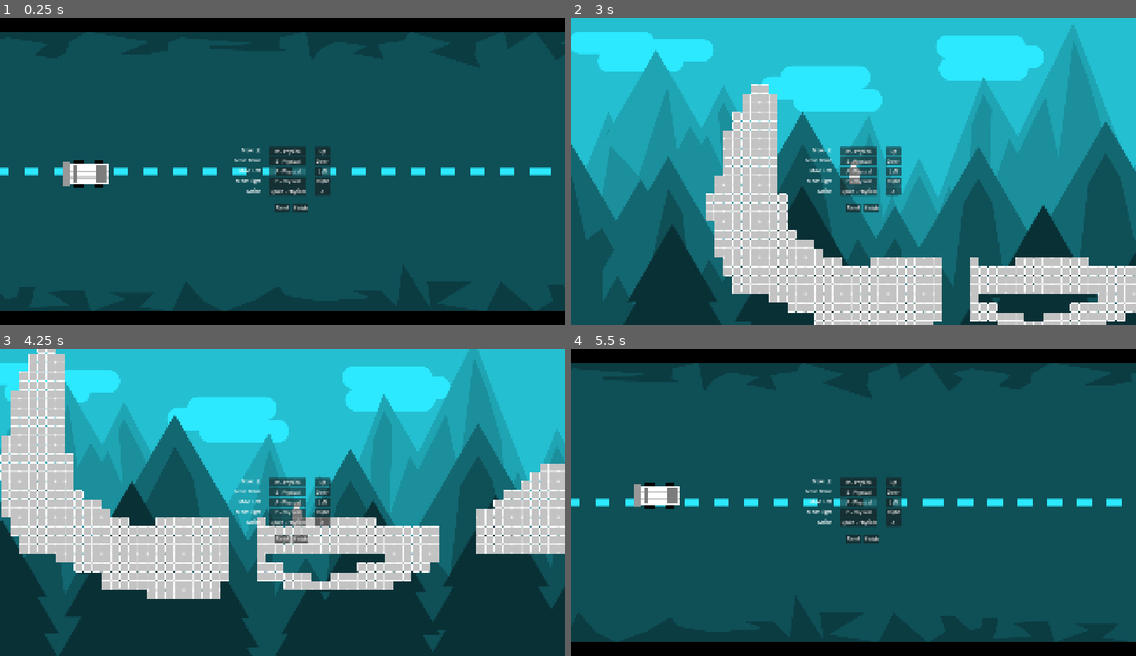
Above: before the commit, frames 1-4 (two rows, left to right).
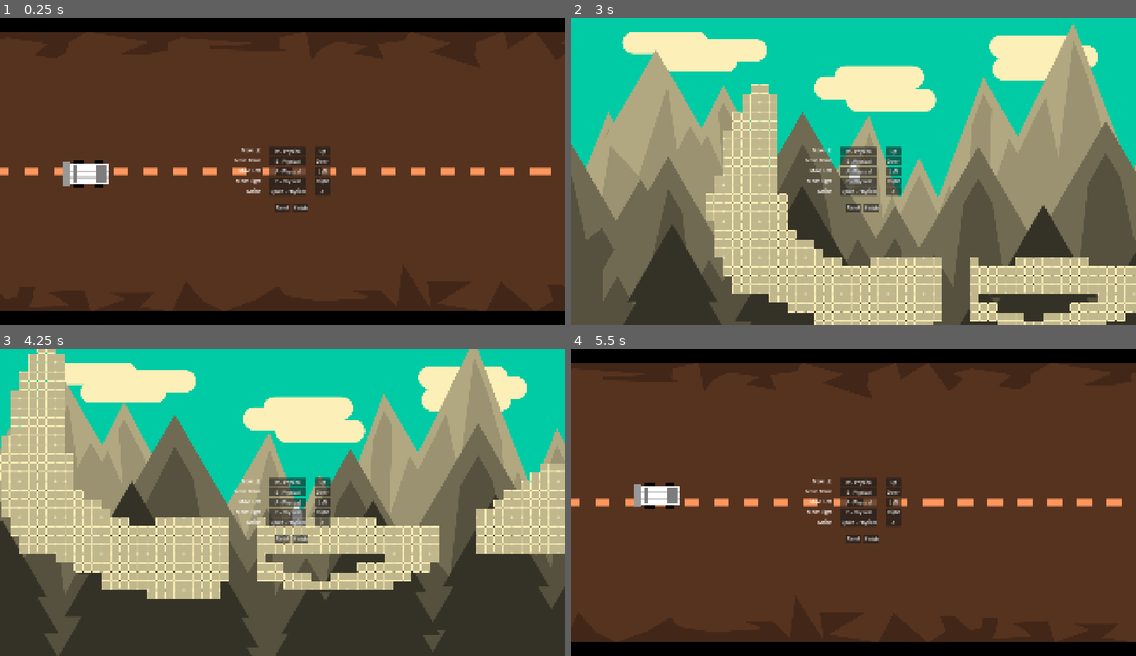
Above: after the commit, the same moments.

Repository: Yuna-Fr/AccessibilityGame
Game: Godot game, scene res://Scenes/Lvl_Circuit.tscn
Two runs of this game, one before a commit and one after it. Both use one fixed random seed, a clock stepped at 60 frames per second and the inputs below.
Inputs (mouse positions are in pixels of both pictures, inside the frame that each line leads up to):
- Up to frame 1 (0.25 s): no input
- Up to frame 2 (3 s): tap Enter at 0.5 s; move the mouse to (661, 174) at 0.52 s; hold Space (Action) 0.53-1.28 s; hold D (Move_Right) 0.53-2.03 s; click (661, 174) at 0.67 s; tap W (Move_Up) at 0.77, 1.52 s; move the mouse to (740, 186) at 1.27 s; tap Q (SwapScene) at 1.35, 2.85 s; move the mouse to (910, 103) at 2.02 s; hold A (Move_Left) 2.03-2.78 s; hold Space (Action) 2.03-2.78 s; move the mouse to (825, 232) at 2.77 s; hold D (Move_Right) from 2.78 s (still down); click (825, 232) at 2.92 s
- Up to frame 3 (4.25 s): keep holding D (Move_Right); tap W (Move_Up) at 3.02, 3.77 s; move the mouse to (452, 548) at 3.52 s; hold Space (Action) from 3.53 s (still down)
- Up to frame 4 (5.5 s): move the mouse to (684, 456) at 4.27 s; release D (Move_Right) at 4.28 s; release Space (Action) at 4.28 s; hold A (Move_Left) 4.28-5.03 s; tap Q (SwapScene) at 4.35 s; tap W (Move_Up) at 4.52 s; move the mouse to (881, 502) at 5.02 s; hold D (Move_Right) from 5.03 s (still down); hold Space (Action) from 5.03 s (still down); click (881, 502) at 5.17 s

The runs differ from the first frame. In frame 1, 90% of the frame differs, in the area x 0-100%, y 4-96%; in frame 2, 99%, in the area x 0-100%, y 0-100%; in frame 3, 99%; in frame 4, 90%.

Commit message:
Add shader background and implementation in game

Diff:
--- a/Prefabs/P_ParallaxSea.tscn
+++ b/Prefabs/P_ParallaxSea.tscn
@@ -1,6 +1,6 @@
 [gd_scene format=3 uid="uid://d0331r5yd5iuq"]
 
-[ext_resource type="Shader" uid="uid://546f61m5f2b2" path="res://Shader/ColorShader/BackgroundShader.tres" id="1_4a87c"]
+[ext_resource type="Shader" uid="uid://546f61m5f2b2" path="res://Shader/ColorShader/BackgroundSeaShader.tres" id="1_4a87c"]
 [ext_resource type="Texture2D" uid="uid://b3u1nedk7jagn" path="res://Textures/Scrolling sea/Background_Waves_BG.png" id="1_wu20n"]
 [ext_resource type="Shader" uid="uid://5mj3ushs6nkj" path="res://Shader/Sh_AlphaScrollingTexture.tres" id="2_4a87c"]
 [ext_resource type="Texture2D" uid="uid://doy0keudmus5s" path="res://Textures/Scrolling sea/Background_Waves_BG2.png" id="3_an6tc"]
--- a/Scenes/Lvl_Platformer.tscn
+++ b/Scenes/Lvl_Platformer.tscn
@@ -1,9 +1,8 @@
 [gd_scene format=4 uid="uid://l5qlxyfyhu3r"]
 
 [ext_resource type="PackedScene" uid="uid://2ep1y7t2h4xq" path="res://Prefabs/P_Platformer.tscn" id="1_6s8nc"]
-[ext_resource type="Shader" uid="uid://546f61m5f2b2" path="res://Shader/ColorShader/BackgroundShader.tres" id="1_q70wk"]
+[ext_resource type="Shader" uid="uid://d28204bcav50j" path="res://Shader/ColorShader/BackgroundForestShader.tres" id="1_ocwxl"]
 [ext_resource type="Texture2D" uid="uid://le33w3qehpme" path="res://Textures/Bloc.png" id="2_a4mmt"]
-[ext_resource type="Shader" uid="uid://5mj3ushs6nkj" path="res://Shader/Sh_AlphaScrollingTexture.tres" id="2_ocwxl"]
 [ext_resource type="Texture2D" uid="uid://dva1vmdjute6d" path="res://Textures/Mountains/Background_Forest_BG.png" id="4_g5sgj"]
 [ext_resource type="Material" uid="uid://b72bk3084ufaf" path="res://Shader/Materials/BackgroundMaterial.tres" id="5_kpbdu"]
 [ext_resource type="Texture2D" uid="uid://dseupitf13fxp" path="res://Textures/Mountains/Background_Forest_Clouds.png" id="5_ocwxl"]
@@ -12,10 +11,7 @@
 [ext_resource type="Texture2D" uid="uid://cnbkxkqpvm0o5" path="res://Textures/Mountains/Background_Forest_Arbres.png" id="8_eribn"]
 
 [sub_resource type="ShaderMaterial" id="ShaderMaterial_eribn"]
-shader = ExtResource("1_q70wk")
-
-[sub_resource type="ShaderMaterial" id="ShaderMaterial_q70wk"]
-shader = ExtResource("2_ocwxl")
+shader = ExtResource("1_ocwxl")
 
 [sub_resource type="TileSetAtlasSource" id="TileSetAtlasSource_tyrno"]
 texture = ExtResource("2_a4mmt")
@@ -50,8 +46,7 @@
 
 [node name="Sprite2D2" type="Sprite2D" parent="MountainParallax/CanvasLayer" unique_id=2138094670]
 texture_repeat = 2
-material = SubResource("ShaderMaterial_q70wk")
-instance_shader_parameters/ScrollSpeed = 0.030000001425
+material = ExtResource("5_kpbdu")
 position = Vector2(960, 540)
 scale = Vector2(1.0888889, 1.0888889)
 texture = ExtResource("5_ocwxl")
@@ -91,6 +86,7 @@
 respawnpoint = NodePath("../Respawn")
 
 [node name="TileMapLayer" type="TileMapLayer" parent="." unique_id=847284403]
+material = ExtResource("5_kpbdu")
 tile_map_data = PackedByteArray("AAD9/xcAAAAAAAAAAAD+/xcAAAAAAAAAAAD//xcAAAAAAAAAAAAAABcAAAAAAAAAAAABABcAAAAAAAAAAAACAB …(27360 unchanged characters)…
 tile_set = SubResource("TileSet_ujr35")
 
--- a/Scripts/S_Obstacle.gd
+++ b/Scripts/S_Obstacle.gd
@@ -42,7 +42,6 @@
 
 func diestate(delta):
 	sprite.rotate(5 * delta)
-	sprite.self_modulate(1,1,1,1*delta)
 	pass
 
 func die():
--- /dev/null
+++ b/Shader/ColorShader/BackgroundForestShader.tres
@@ -0,0 +1,30 @@
+[gd_resource type="VisualShader" format=3 uid="uid://d28204bcav50j"]
+
+[sub_resource type="VisualShaderNodeInput" id="VisualShaderNodeInput_cpi4c"]
+input_name = "texture"
+
+[sub_resource type="VisualShaderNodeVectorOp" id="VisualShaderNodeVectorOp_4pjw2"]
+operator = 2
+
+[sub_resource type="VisualShaderNodeTexture" id="VisualShaderNodeTexture_ltvh2"]
+source = 5
+
+[sub_resource type="VisualShaderNodeColorParameter" id="VisualShaderNodeColorParameter_52yrl"]
+output_port_for_preview = 0
+parameter_name = "BackgroundForestColorParameter"
+qualifier = 1
+default_value_enabled = true
+
+[resource]
+mode = 1
+flags/light_only = false
+nodes/fragment/0/position = Vector2(413.33334, 160)
+nodes/fragment/3/node = SubResource("VisualShaderNodeInput_cpi4c")
+nodes/fragment/3/position = Vector2(-733.3333, 146.66667)
+nodes/fragment/4/node = SubResource("VisualShaderNodeVectorOp_4pjw2")
+nodes/fragment/4/position = Vector2(53.333332, 93.333336)
+nodes/fragment/5/node = SubResource("VisualShaderNodeTexture_ltvh2")
+nodes/fragment/5/position = Vector2(-400, 53.333332)
+nodes/fragment/6/node = SubResource("VisualShaderNodeColorParameter_52yrl")
+nodes/fragment/6/position = Vector2(-400, 293.33334)
+nodes/fragment/connections = PackedInt32Array(4, 0, 0, 0, 3, 0, 5, 2, 5, 0, 4, 0, 6, 0, 4, 1)
--- a/Shader/ColorShader/BackgroundShader.tres
+++ b/Shader/ColorShader/BackgroundSeaShader.tres
@@ -11,7 +11,7 @@
 
 [sub_resource type="VisualShaderNodeColorParameter" id="VisualShaderNodeColorParameter_52yrl"]
 output_port_for_preview = 0
-parameter_name = "BackgroundColorParameter"
+parameter_name = "BackgroundSeaColorParameter"
 qualifier = 1
 default_value_enabled = true
 
--- /dev/null
+++ b/Shader/ColorShader/TileShader.tres
@@ -0,0 +1,30 @@
+[gd_resource type="VisualShader" format=3 uid="uid://cp2gtvfuokhro"]
+
+[sub_resource type="VisualShaderNodeInput" id="VisualShaderNodeInput_cpi4c"]
+input_name = "texture"
+
+[sub_resource type="VisualShaderNodeVectorOp" id="VisualShaderNodeVectorOp_4pjw2"]
+operator = 2
+
+[sub_resource type="VisualShaderNodeTexture" id="VisualShaderNodeTexture_ltvh2"]
+source = 5
+
+[sub_resource type="VisualShaderNodeColorParameter" id="VisualShaderNodeColorParameter_52yrl"]
+output_port_for_preview = 0
+parameter_name = "LevelPlatformerColorParameter"
+qualifier = 1
+default_value_enabled = true
+
+[resource]
+mode = 1
+flags/light_only = false
+nodes/fragment/0/position = Vector2(413.33334, 160)
+nodes/fragment/3/node = SubResource("VisualShaderNodeInput_cpi4c")
+nodes/fragment/3/position = Vector2(-733.3333, 146.66667)
+nodes/fragment/4/node = SubResource("VisualShaderNodeVectorOp_4pjw2")
+nodes/fragment/4/position = Vector2(53.333332, 93.333336)
+nodes/fragment/5/node = SubResource("VisualShaderNodeTexture_ltvh2")
+nodes/fragment/5/position = Vector2(-400, 53.333332)
+nodes/fragment/6/node = SubResource("VisualShaderNodeColorParameter_52yrl")
+nodes/fragment/6/position = Vector2(-400, 293.33334)
+nodes/fragment/connections = PackedInt32Array(4, 0, 0, 0, 3, 0, 5, 2, 5, 0, 4, 0, 6, 0, 4, 1)
--- a/Shader/Materials/BackgroundMaterial.tres
+++ b/Shader/Materials/BackgroundMaterial.tres
@@ -1,6 +1,6 @@
 [gd_resource type="ShaderMaterial" format=3 uid="uid://b72bk3084ufaf"]
 
-[ext_resource type="Shader" uid="uid://546f61m5f2b2" path="res://Shader/ColorShader/BackgroundShader.tres" id="1_pujqo"]
+[ext_resource type="Shader" uid="uid://cp2gtvfuokhro" path="res://Shader/ColorShader/TileShader.tres" id="1_pujqo"]
 
 [resource]
 shader = ExtResource("1_pujqo")
--- a/Shader/Sh_ScrollingTexture.tres
+++ b/Shader/Sh_ScrollingTexture.tres
@@ -15,7 +15,7 @@
 
 [sub_resource type="VisualShaderNodeColorParameter" id="VisualShaderNodeColorParameter_o8nva"]
 output_port_for_preview = 0
-parameter_name = "BackgroundColorParameter"
+parameter_name = "BackgroundRoadColorParameter"
 qualifier = 1
 default_value_enabled = true
 
Not shown: 1 places in Scenes/Lvl_Circuit.tscn that only renumber resources
